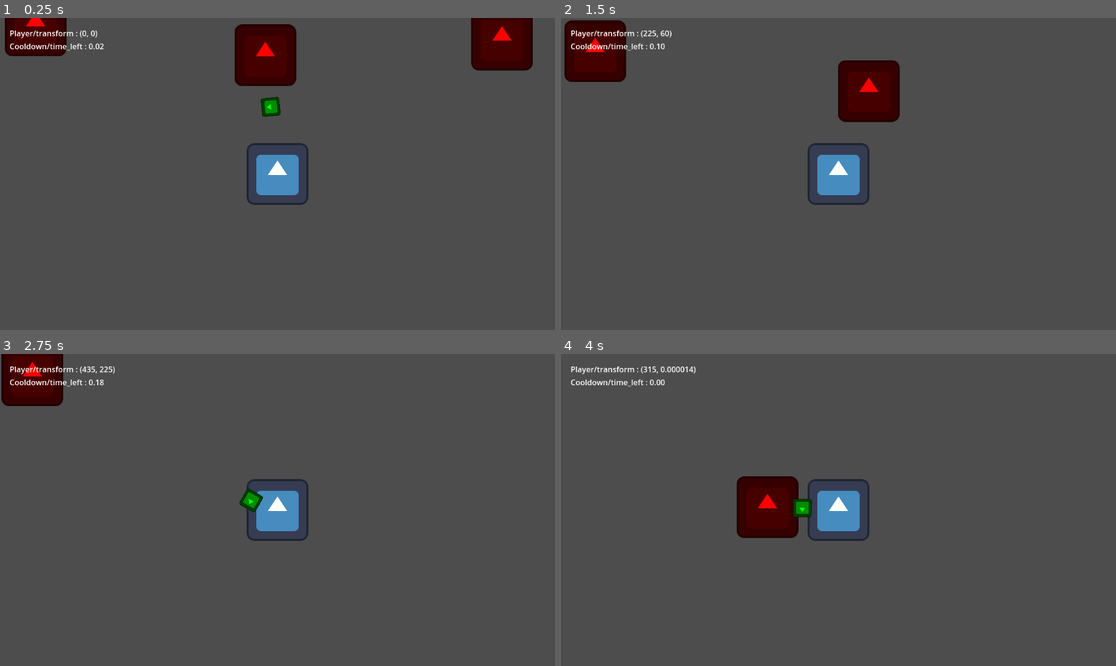
Above: before the commit, frames 1-4 (two rows, left to right).
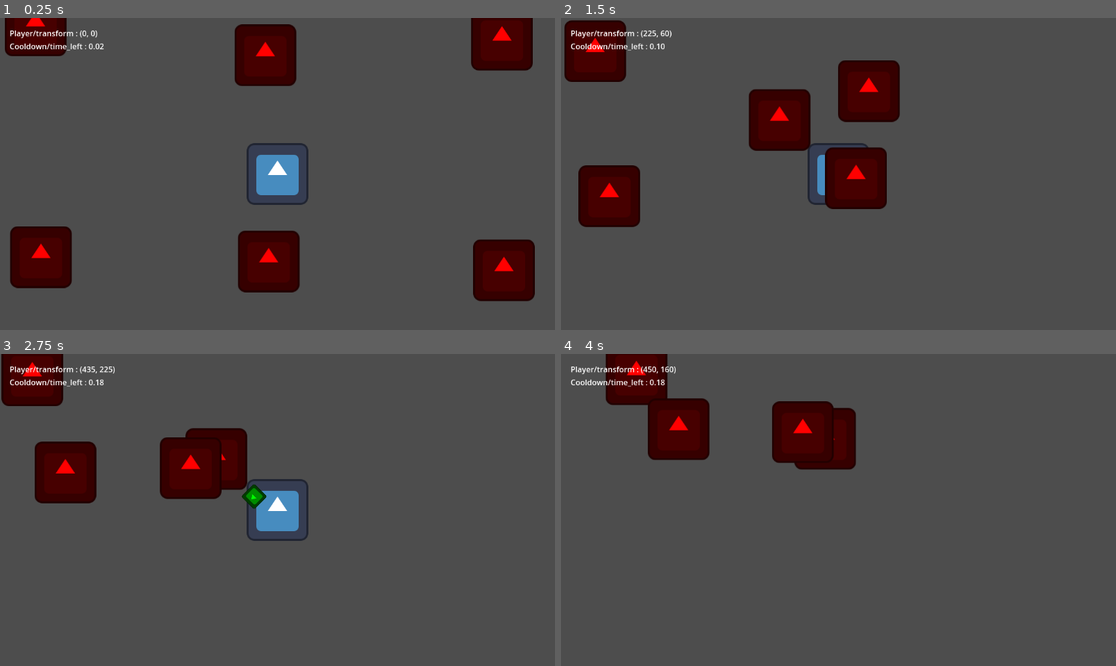
Above: after the commit, the same moments.

Repository: KatalystSoftware/FGJ24
Game: Godot game, scene res://main.tscn
The game is run twice, just before and just after one commit, with the same random seed, the same clock (stepped at 60 frames per second) and the same inputs. The engine's default icon, where the game draws it, is replaced by a stand-in: a white triangle on a blue panel in a dark square.
Inputs:
- Up to frame 1 (0.25 s): no input
- Up to frame 2 (1.5 s): hold D (move_right) 0.53-1.28 s; hold S (move_down) from 1.28 s (still down)
- Up to frame 3 (2.75 s): release S (move_down) at 2.03 s; hold D (move_right) from 2.03 s (still down)
- Up to frame 4 (4 s): release D (move_right) at 2.78 s; hold W (move_up) 2.78-3.53 s; hold A (move_left) from 3.53 s (still down)

The runs differ from the first frame. In frame 1, 6.8% of the frame differs, in the area x 1-97%, y 25-91%; in frame 2, 6.5%; in frame 3, 5.6%; in frame 4, 11%, in the area x 8-56%, y 0-60%.

Commit message:
make enemies attack in a nearby area

Diff:
--- a/enemies/base/base_enemy.gd
+++ b/enemies/base/base_enemy.gd
@@ -1,2 +1,13 @@
 class_name BaseEnemy
 extends Enemy
+
+@export var DamageAreaScene = preload("res://enemies/base/damage_area.tscn")
+
+
+func _physics_process(_delta):
+	move_and_slide()
+
+	if $Cooldown.is_stopped():
+		var damage_area: DamageArea = DamageAreaScene.instantiate()
+		add_child(damage_area)
+		$Cooldown.start()
--- a/enemies/base/base_enemy.tscn
+++ b/enemies/base/base_enemy.tscn
@@ -24,7 +24,7 @@
 
 [node name="Hitbox" type="Area2D" parent="." node_paths=PackedStringArray("health")]
 collision_layer = 2
-collision_mask = 4
+collision_mask = 5
 script = ExtResource("2_iof6c")
 health = NodePath("../Health")
 
@@ -42,5 +42,8 @@
 script = ExtResource("6_fuso2")
 enemy = NodePath("../..")
 
-[connection signal="area_entered" from="Hitbox" to="Hitbox" method="_on_area_entered"]
+[node name="Cooldown" type="Timer" parent="."]
+one_shot = true
+
+[connection signal="area_entered" from="Hitbox" to="." method="_on_hitbox_area_entered"]
 [connection signal="died" from="Health" to="." method="_on_health_died"]
--- /dev/null
+++ b/enemies/base/damage_area.tscn
@@ -0,0 +1,28 @@
+[gd_scene load_steps=4 format=3 uid="uid://br2rptkyhrrtx"]
+
+[ext_resource type="Script" path="res://enemies/nodes/damage_area.gd" id="1_u0h2s"]
+[ext_resource type="Texture2D" uid="uid://y6v62gdaff27" path="res://assets/icon.svg" id="2_f2d0j"]
+
+[sub_resource type="RectangleShape2D" id="RectangleShape2D_ltfi4"]
+size = Vector2(126.5, 127)
+
+[node name="DamageArea" type="Area2D"]
+scale = Vector2(1.75, 1.75)
+collision_layer = 8
+script = ExtResource("1_u0h2s")
+
+[node name="CollisionShape2D" type="CollisionShape2D" parent="."]
+shape = SubResource("RectangleShape2D_ltfi4")
+
+[node name="Lifetime" type="Timer" parent="."]
+wait_time = 0.1
+one_shot = true
+autostart = true
+
+[node name="Sprite2D" type="Sprite2D" parent="."]
+self_modulate = Color(1, 0.380392, 1, 1)
+position = Vector2(-0.999998, -1)
+texture = ExtResource("2_f2d0j")
+
+[connection signal="area_entered" from="." to="." method="_on_area_entered"]
+[connection signal="timeout" from="Lifetime" to="." method="_on_lifetime_timeout"]
--- /dev/null
+++ b/enemies/nodes/damage_area.gd
@@ -0,0 +1,14 @@
+class_name DamageArea
+extends Area2D
+
+
+func _on_area_entered(area: Area2D):
+	if area is Hitbox:
+		var hitbox: Hitbox = area
+		hitbox.damage()
+
+	queue_free()
+
+
+func _on_lifetime_timeout():
+	queue_free()
--- a/enemies/nodes/states/chase.gd
+++ b/enemies/nodes/states/chase.gd
@@ -14,6 +14,7 @@
 func physics_update(_delta):
 	if not player or player.is_queued_for_deletion():
 		push_warning("Player not found or freed!")
+		return
 
 	var direction = player.global_position - enemy.global_position
 	enemy.velocity = direction.normalized() * move_speed
--- a/main.tscn
+++ b/main.tscn
@@ -15,3 +15,12 @@
 
 [node name="Enemy2" parent="." instance=ExtResource("2_ny8i7")]
 position = Vector2(-542, -333)
+
+[node name="Enemy4" parent="." instance=ExtResource("2_ny8i7")]
+position = Vector2(513, 218)
+
+[node name="Enemy5" parent="." instance=ExtResource("2_ny8i7")]
+position = Vector2(-23, 228)
+
+[node name="Enemy6" parent="." instance=ExtResource("2_ny8i7")]
+position = Vector2(-535, 188)
--- a/player/nodes/player.gd
+++ b/player/nodes/player.gd
@@ -21,17 +21,21 @@
 	move_and_slide()
 
 	if $Cooldown.is_stopped():
-		var closest_enemy = get_closest_enemy()
-		if not closest_enemy:
-			return
+		shoot_nearest_enemy()
 
-		var direction = closest_enemy.global_position - position
-		var shot: Shot = ShotScene.instantiate()
-		get_tree().get_root().add_child(shot)
-		shot.shot_speed = shot_speed
-		shot.position = position
-		shot.rotation = direction.angle()
-		$Cooldown.start()
+
+func shoot_nearest_enemy():
+	var closest_enemy = get_closest_enemy()
+	if not closest_enemy:
+		return
+
+	var direction = closest_enemy.global_position - position
+	var shot: Shot = ShotScene.instantiate()
+	get_tree().get_root().add_child(shot)
+	shot.shot_speed = shot_speed
+	shot.position = position
+	shot.rotation = direction.angle()
+	$Cooldown.start()
 
 
 func get_closest_enemy() -> CharacterBody2D:
@@ -49,9 +53,5 @@
 	return nearest_enemy
 
 
-func _on_enemy_player_hit():
-	$Health.take_damage()
-
-
 func _on_health_died():
 	queue_free()
--- a/player/scenes/player.tscn
+++ b/player/scenes/player.tscn
@@ -1,7 +1,9 @@
-[gd_scene load_steps=4 format=3 uid="uid://djhanqyimpptk"]
+[gd_scene load_steps=6 format=3 uid="uid://djhanqyimpptk"]
 
 [ext_resource type="Script" path="res://player/nodes/player.gd" id="1_swtdm"]
 [ext_resource type="Texture2D" uid="uid://y6v62gdaff27" path="res://assets/icon.svg" id="2_8nyt6"]
+[ext_resource type="Script" path="res://shared/nodes/hitbox.gd" id="3_frcqf"]
+[ext_resource type="Script" path="res://shared/nodes/health.gd" id="4_o8ns1"]
 
 [sub_resource type="RectangleShape2D" id="RectangleShape2D_fje8h"]
 size = Vector2(129, 128)
@@ -21,3 +23,16 @@
 [node name="Cooldown" type="Timer" parent="."]
 wait_time = 0.25
 one_shot = true
+
+[node name="Hitbox" type="Area2D" parent="." node_paths=PackedStringArray("health")]
+collision_mask = 10
+script = ExtResource("3_frcqf")
+health = NodePath("../Health")
+
+[node name="CollisionShape2D" type="CollisionShape2D" parent="Hitbox"]
+shape = SubResource("RectangleShape2D_fje8h")
+
+[node name="Health" type="Node" parent="."]
+script = ExtResource("4_o8ns1")
+
+[connection signal="died" from="Health" to="." method="_on_health_died"]
--- a/ui/debug_property.gd
+++ b/ui/debug_property.gd
@@ -19,6 +19,9 @@
 
 func set_label():
 	# Sets the label's text.
+	if not object:
+		return
+
 	var label_text = object.name + "/" + property.get_concatenated_names() + " : "
 	var property_value = object.get_indexed(property)
 	match display:
